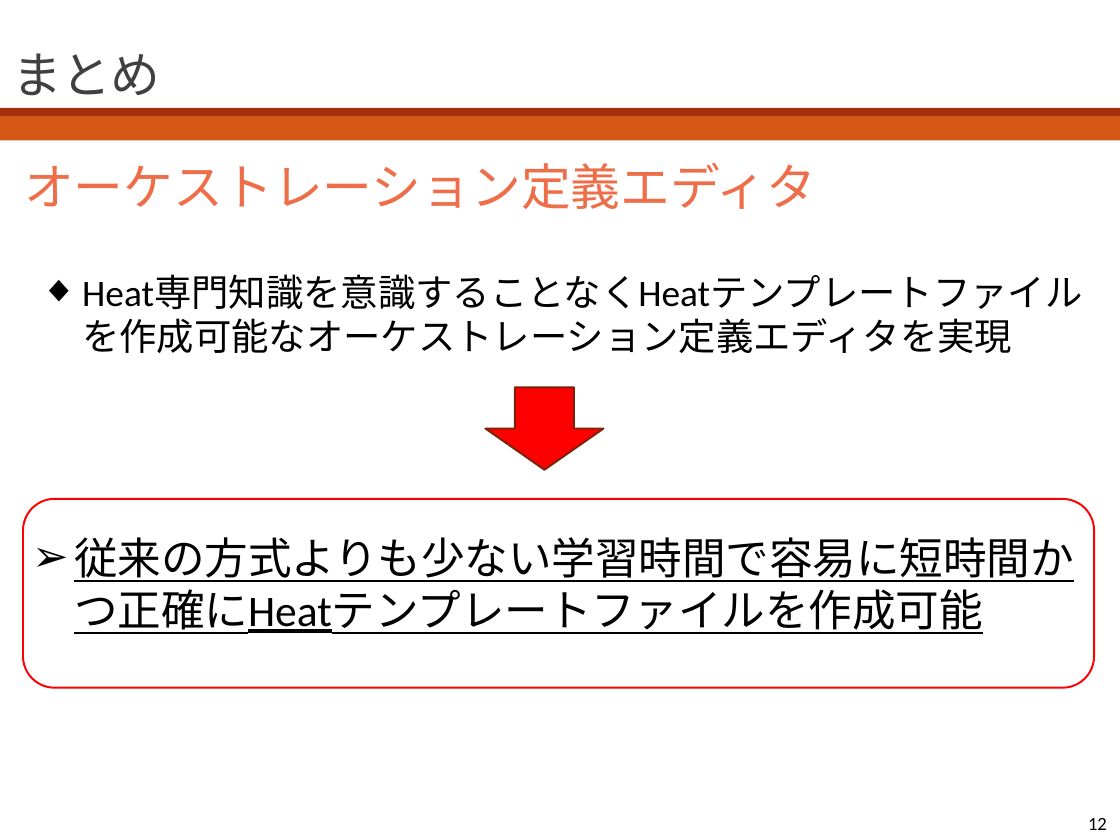
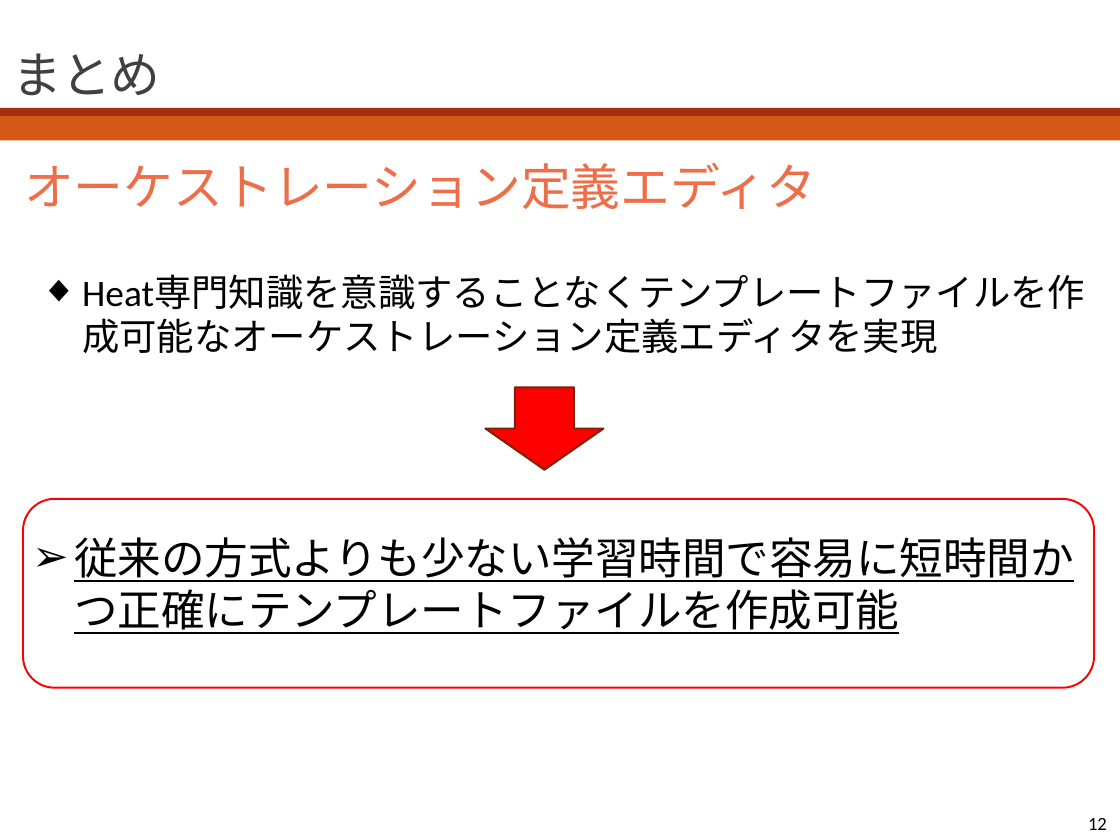
Before and after one commit to bokuhide/GUIToolCreate, a slide deck: slide 12 of 卒業論文本体/発表用スライド_川口.pptx. Drawn at 1120x840 pixels with LibreOffice and Linux fonts; fonts in the diff are those of the drawing. Boxes give left, top, right and bottom in pixels: in the first picture for what was removed or moved away, otherwise in the second. Text is boxed around its words. In the diff, an @@ line names an element or a change of style, - is before the commit and + after.

```diff
--- a/卒業論文本体/発表用スライド_川口.pptx
+++ b/卒業論文本体/発表用スライド_川口.pptx
@@ text at box(29, 263, 1104, 365): text changed @@
-◆ Heat専門知識を意識することなくHeatテンプレートファイルを作成可能なオーケストレーション定義エディタを実現
+◆ Heat専門知識を意識することなくテンプレートファイルを作成可能なオーケストレーション定義エディタを実現
@@ text at box(74, 537, 1074, 634): text changed @@
-  ➢ 従来の方式よりも少ない学習時間で容易に短時間かつ正確にHeatテンプレートファイルを作成可能
+  ➢ 従来の方式よりも少ない学習時間で容易に短時間かつ正確にテンプレートファイルを作成可能
```
Also in this commit, not shown: 3 other slides changed, 4 other files.
